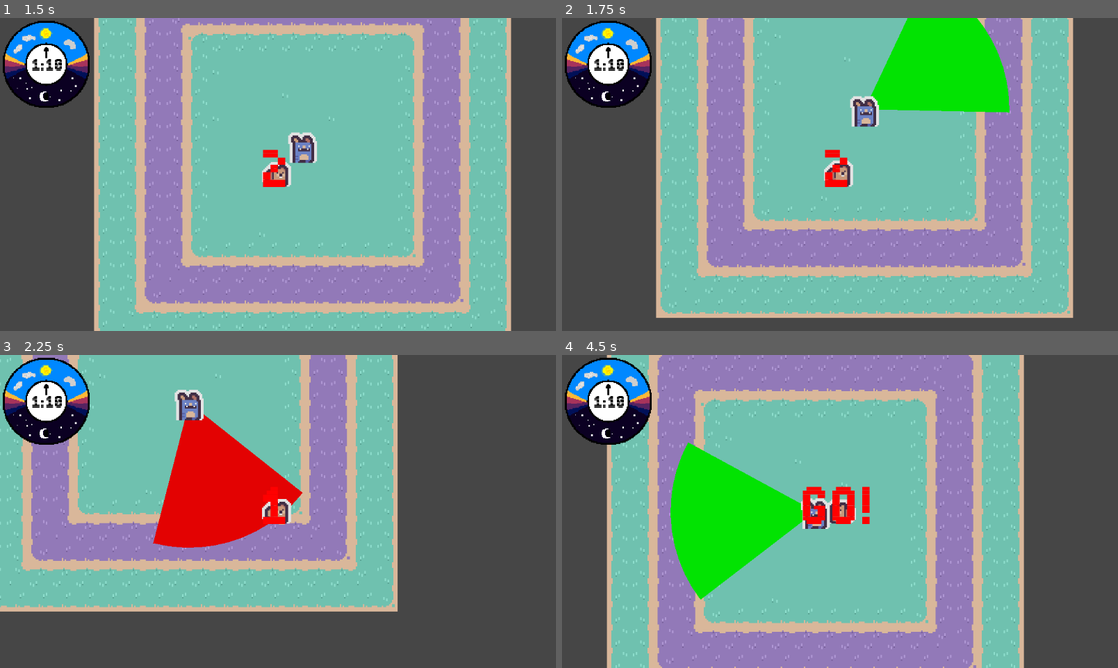
Above: before the commit, frames 1-4 (two rows, left to right).
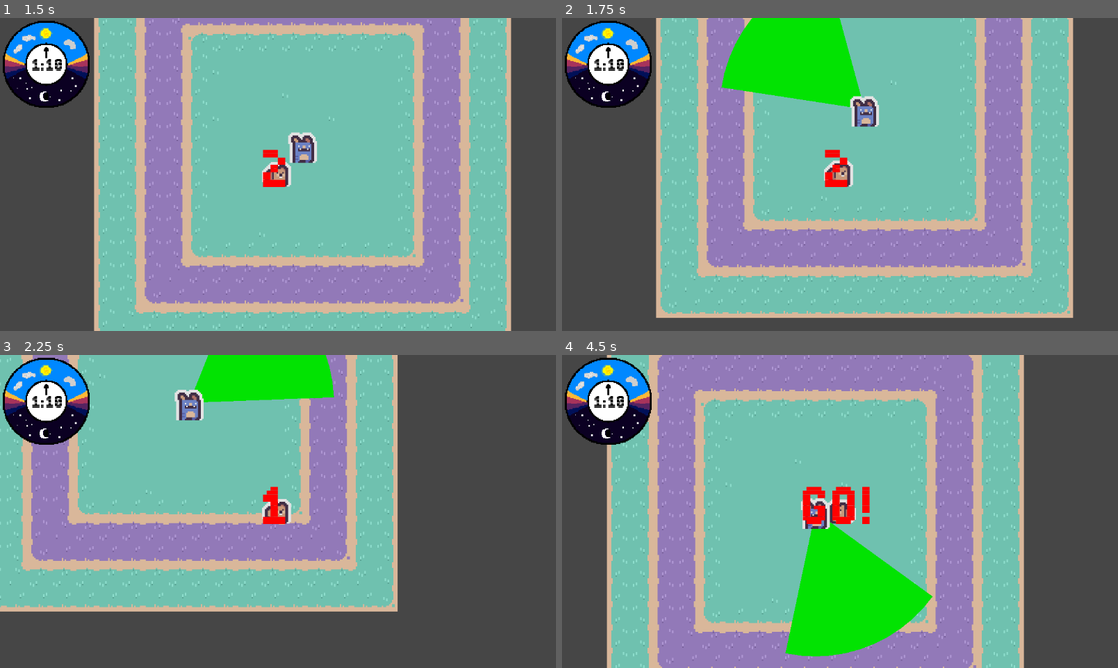
Above: after the commit, the same moments.

Repository: Sosenteam/groundhog-stealth
Game: Godot game, scene res://world.tscn
Same seed, same stepped clock (60 frames per second), same inputs: the game is played once before the commit and once after it.
Inputs:
- Up to frame 1 (1.5 s): tap Enter at 0.5 s; hold D (move_right) 0.53-1.28 s; hold Space (move_dash) 0.53-1.28 s; hold S (move_down) from 1.28 s (still down); tap Space (move_dash) at 1.35 s
- Up to frame 2 (1.75 s): keep holding S (move_down)
- Up to frame 3 (2.25 s): release S (move_down) at 2.03 s; hold D (move_right) from 2.03 s (still down); hold Space (move_dash) from 2.03 s (still down)
- Up to frame 4 (4.5 s): release D (move_right) at 2.78 s; release Space (move_dash) at 2.78 s; hold W (move_up) 2.78-3.53 s; tap Space (move_dash) at 2.85, 4.35 s; hold Space (move_dash) 3.53-4.28 s; hold A (move_left) from 3.53 s (still down)

Frame 1 is identical in both runs. In frame 2, 11% of the frame differs, in the area x 28-81%, y 0-31%; in frame 3, 9.9%; in frame 4, 14%, in the area x 19-67%, y 27-97%.

Commit message:
change phil z_index to 30, fixed spinning arrow start time

Diff:
--- a/phil/phil.tscn
+++ b/phil/phil.tscn
@@ -46,6 +46,7 @@
 height = 24.0
 
 [node name="Phil" type="CharacterBody2D" unique_id=161662381]
+z_index = 30
 script = ExtResource("1_qf3c0")
 
 [node name="AnimatedSprite2D" type="AnimatedSprite2D" parent="." unique_id=929682683]
--- a/phil/states/spinning_search.gd
+++ b/phil/states/spinning_search.gd
@@ -14,6 +14,7 @@
 	#indicate_tween.parallel().tween_property(phil.indicator_arrow,"rotation",(-1.5*PI),0.5)
 	indicate_tween.tween_property(phil.indicator_arrow,"visible",false,0)
 	await get_tree().create_timer(0.5).timeout
+	phil.direction = Vector2.from_angle(PI)
 
 	#viewcone
 
